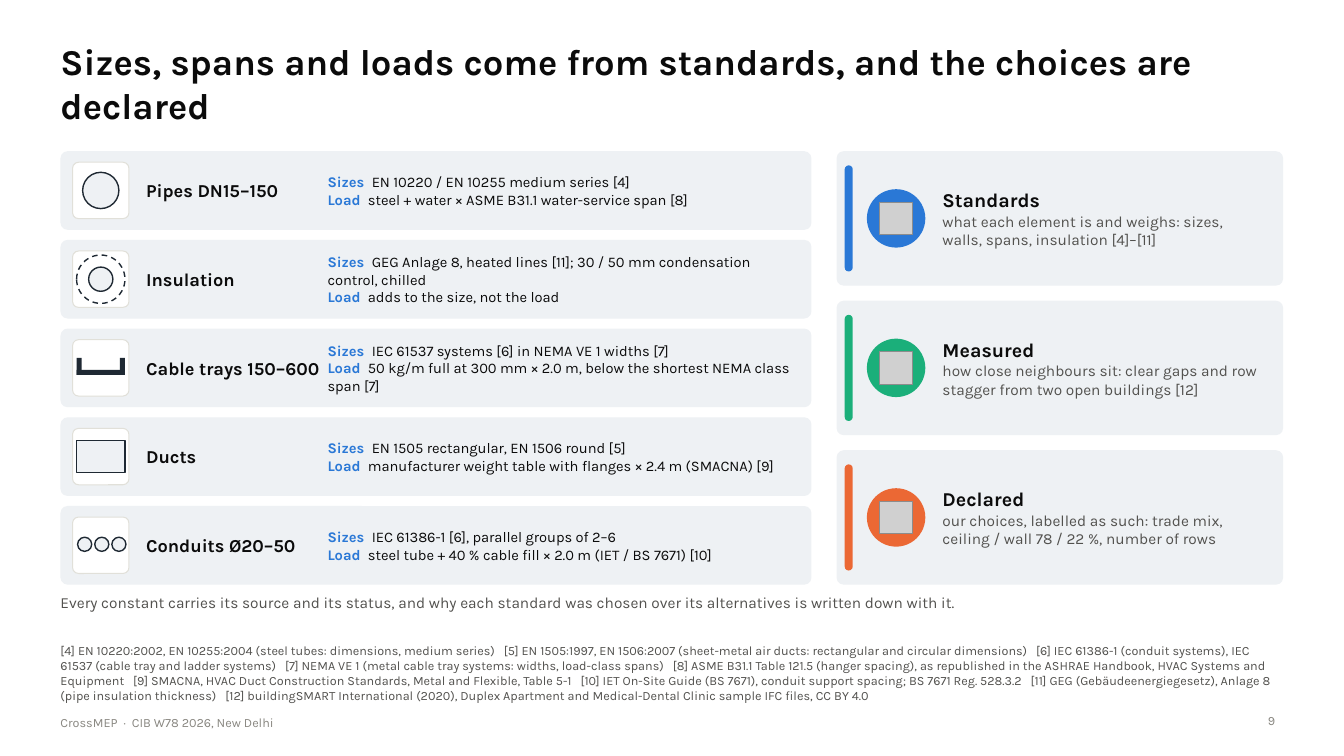
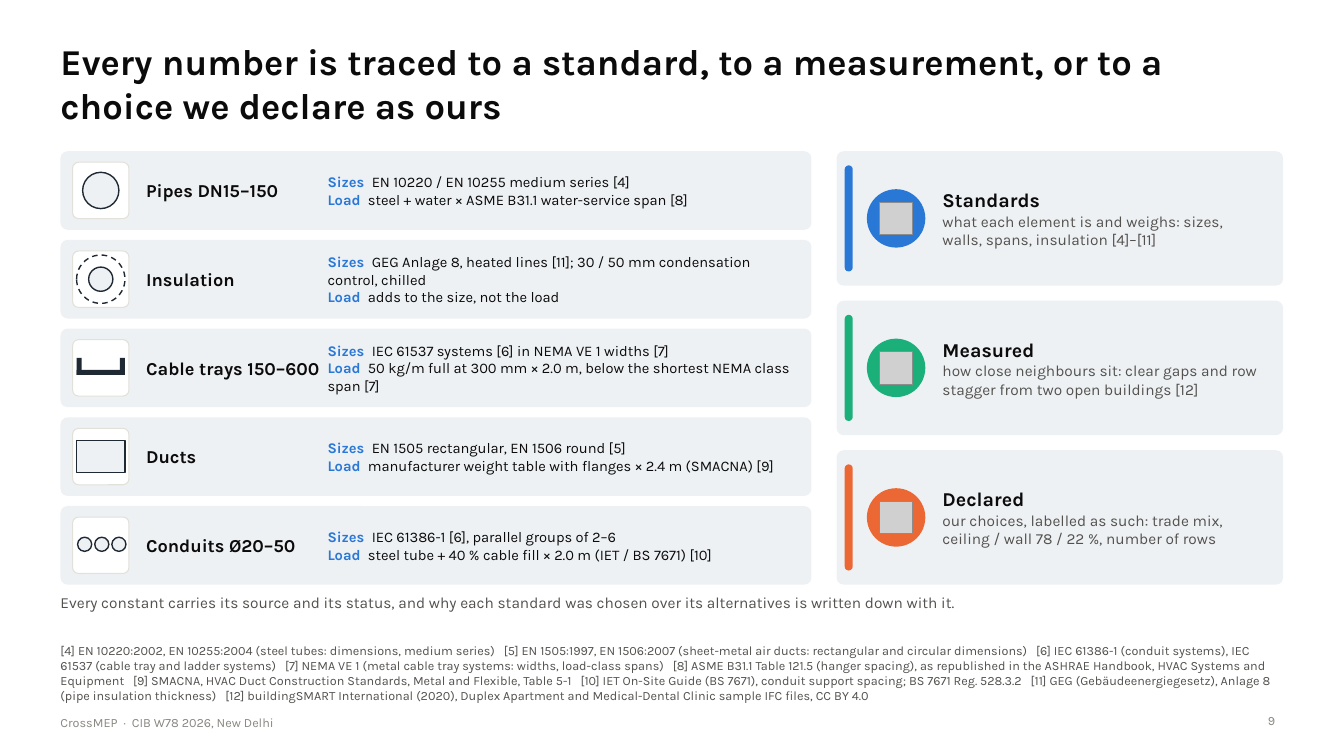
Before and after one commit to lavinia-ped/CrossMEP_Dataset, a slide deck: slide 9 of docs/CrossMEP_CIBW78_talk.pptx. Drawn at 1344x756 pixels with LibreOffice and Linux fonts; fonts in the diff are those of the drawing; grey boxes stand for pictures. Boxes give left, top, right and bottom in pixels: in the first picture for what was removed or moved away, otherwise in the second. Text is boxed around its words. In the diff, an @@ line names an element or a change of style, - is before the commit and + after.

Commit message:
Talk: fuller sentence titles on every slide

```diff
--- a/docs/CrossMEP_CIBW78_talk.pptx
+++ b/docs/CrossMEP_CIBW78_talk.pptx
@@ title at box(60, 49, 1162, 120): text changed @@
-Sizes, spans and loads come from standards, and the choices are declared
+Every number is traced to a standard, to a measurement, or to a choice we declare as ours
```
Also in this commit, not shown: 14 other slides changed, 5 other files.
